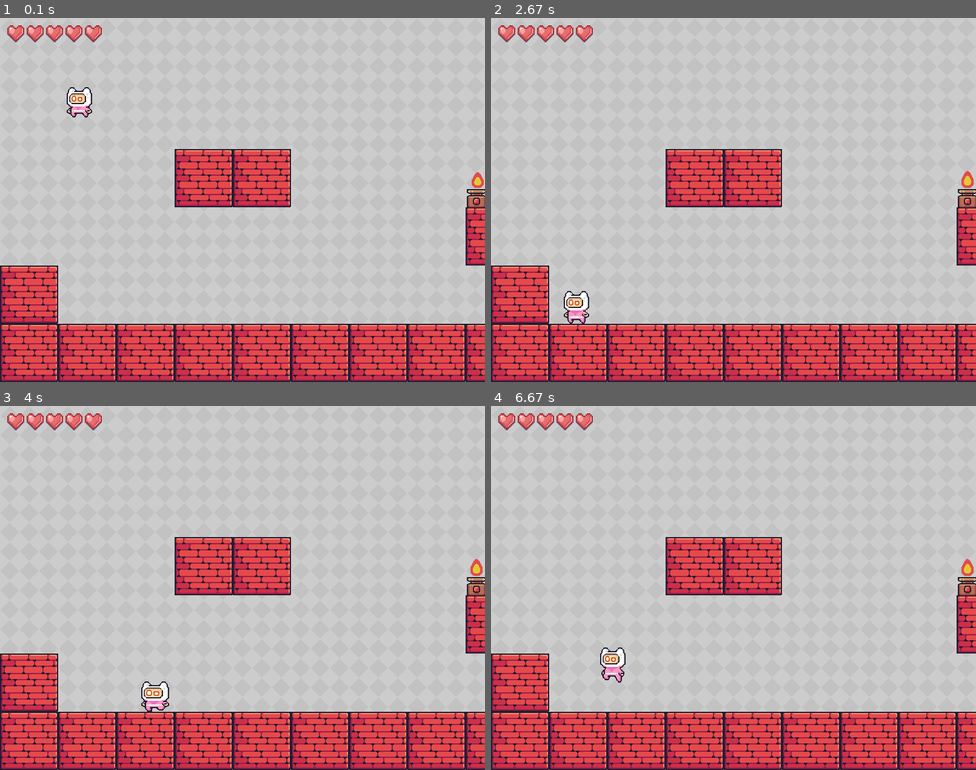
Above: before the commit, frames 1-4 (two rows, left to right).
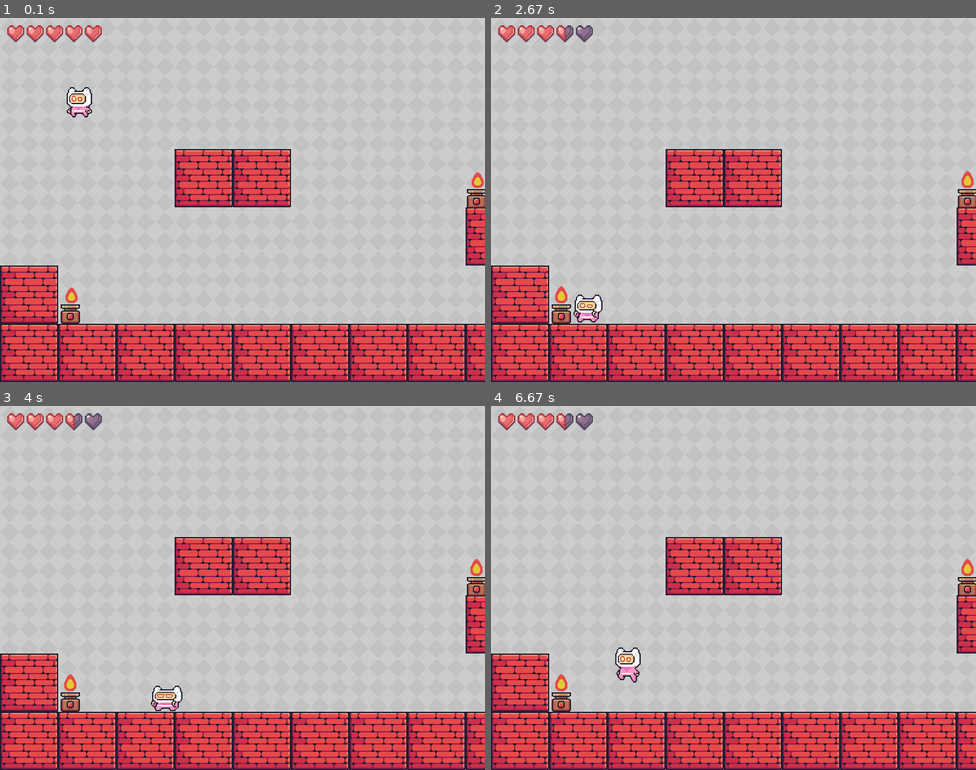
Above: after the commit, the same moments.

Repository: jamuerta/pygames-project
Game: pygame game, started from game.py
Two runs of this game, one before a commit and one after it. Both use one fixed random seed, a clock stepped at 60 frames per second and the inputs below.
Inputs:
- Up to frame 1 (0.1 s): no input
- Up to frame 2 (2.67 s): hold Right 0.33-0.8 s; hold Up 0.83-1.13 s; hold Right 1.17-1.63 s; hold Left 1.67-2.2 s; hold Left 2.23-2.63 s
- Up to frame 3 (4 s): hold Up 2.67-3.03 s; hold Right 3.07-3.7 s; hold Left from 3.73 s (still down)
- Up to frame 4 (6.67 s): release Left at 4.2 s; hold Right 4.23-4.7 s; hold Up 4.73-5.03 s; hold Right 5.07-5.53 s; hold Left 5.57-6.1 s; hold Left 6.13-6.53 s; hold Up from 6.57 s (still down)

The runs differ from the first frame. In frame 1, 0.3% of the frame differs, in the area x 12-17%, y 74-84%; in frame 2, 0.9%; in frame 3, 1.0%; in frame 4, 1.1%, in the area x 12-31%, y 2-84%.

Commit message:
pruebas fuego

Diff:
--- a/game.py
+++ b/game.py
@@ -1,7 +1,6 @@
 import pygame
-from os.path import join
 from classes import *
-from funciones import background, health_bar, game_over
+from funciones import health_bar, game_over
 
 pygame.init()
 
@@ -68,7 +67,7 @@
     jugador = Player(100, 100, 50, 50)
     jugador.max_health = 100
     jugador.health = jugador.max_health
-    fire.on()
+
 
     level1 = Level(jugador, "Gray.png")
     level2 = Level(jugador, "Yellow.png")
@@ -86,6 +85,9 @@
     run = True
     while run:
         clock.tick(60)
+        fire_1.on()
+        fire_2.on()
+        fire_3.on()
 
         for event in pygame.event.get():
             if event.type == pygame.QUIT:
@@ -113,14 +115,16 @@
                 elif current_level == level4:
                     current_level = level5
 
-                jugador.rect.left = 0  # Posición inicial en x del nuevo nivel
+                jugador.rect.left = 0
                 jugador.rect.y = 100
 
             jugador.loop(60)
-            fire.loop()
-            mover(jugador, objetos_n1)  # Lógica de movimiento y colisiones del jugador en el nivel actual
-            current_level.upd()  # Actualiza plataformas y trampas del nivel actual
-            current_level.draw(ventana, offset_x)  # Dibuja el nivel actual (fondo, plataformas, trampas, etc.)
+            fire_1.loop()
+            fire_2.loop()
+            fire_3.loop()
+            mover(jugador, objetos_n1)
+            current_level.upd()
+            current_level.draw(ventana, offset_x)
             jugador.draw(ventana, offset_x)
 
             if ((jugador.rect.right - offset_x >= WIDTH - scroll_areaw) and jugador.x_vel > 0) or (
@@ -136,15 +140,17 @@
     pygame.quit()
     quit()
 
-fire = Fuego(770, 250, 16, 32)
-floor = [Bloque(i * block_size, HEIGHT - block_size, block_size, 272,64)
+fire_1 = Fuego(770, 250, 16, 32)
+fire_2= Fuego(100, HEIGHT - block_size - 64, 16, 32)
+fire_3= Fuego(1100, 440, 16, 32)
+floor_1 = [Bloque(i * block_size, HEIGHT - block_size, block_size, 272,64)
              for i in range(0, 2000)]
-objetos_n1 = [*floor, Bloque(0, HEIGHT - block_size * 2, block_size, 272, 64),
+objetos_n1 = [*floor_1, Bloque(0, HEIGHT - block_size * 2, block_size, 272, 64),
                Bloque(block_size * 3, HEIGHT - block_size * 4, block_size, 272, 64),
                Bloque(block_size * 4, HEIGHT - block_size * 4, block_size, 272, 64),
                Bloque(block_size * 8, HEIGHT - block_size * 3, block_size, 272, 64),
                Bloque(block_size * 9, HEIGHT - block_size * 3, block_size, 272, 64),
-               Bloque(block_size * 10, HEIGHT - block_size * 3, block_size, 272, 64), fire]
+               Bloque(block_size * 10, HEIGHT - block_size * 3, block_size, 272, 64), fire_1, fire_2, fire_3]
 
 if __name__ == "__main__":
     main(ventana)
